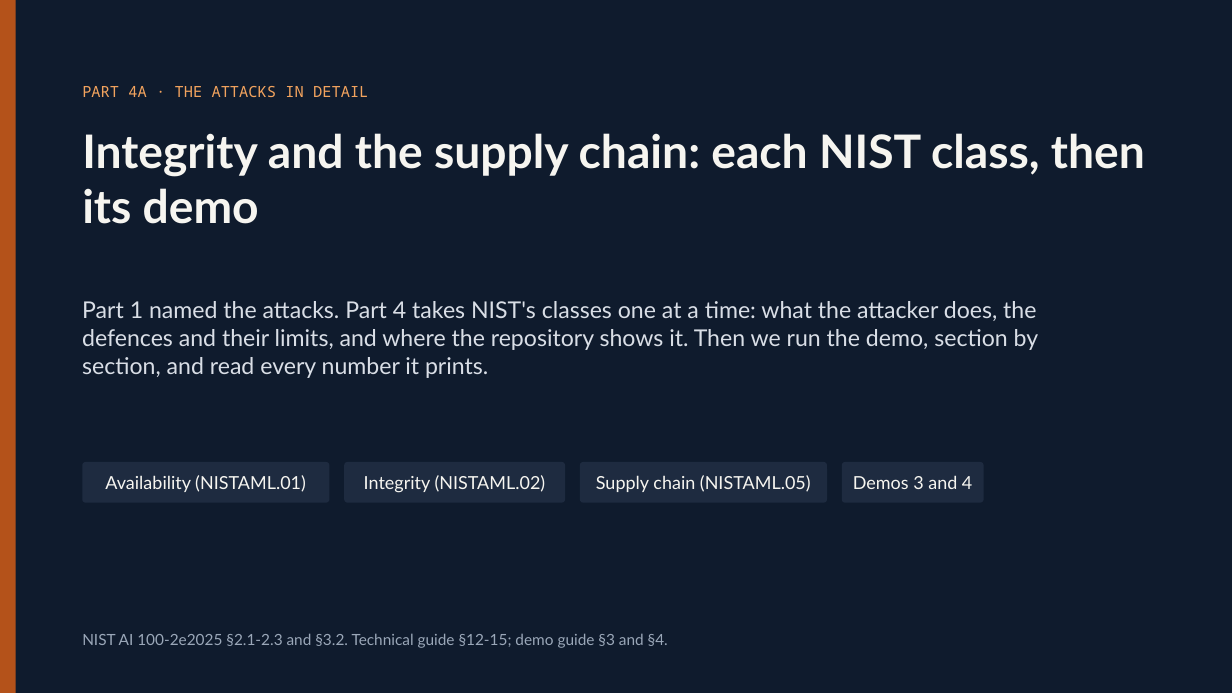
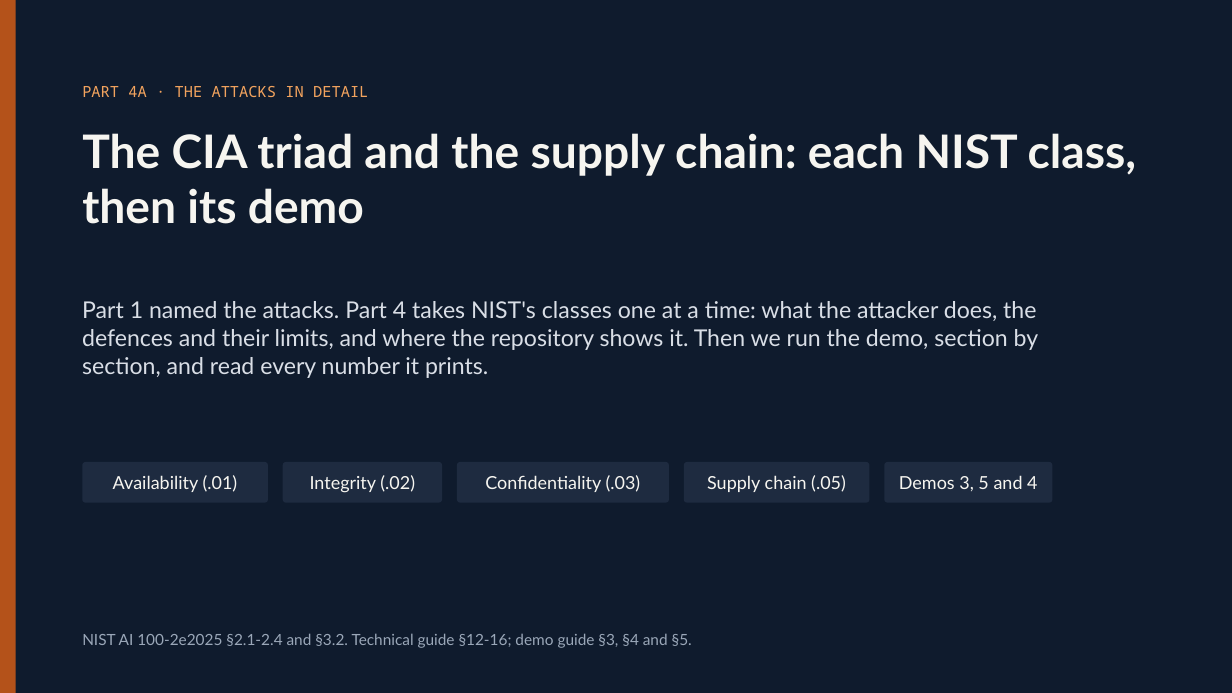
Before and after one commit to olonok69/graimatter_ML, a slide deck: slide 26 of docs/Adversarial_ML.pptx. Drawn at 1232x693 pixels with LibreOffice and Linux fonts; fonts in the diff are those of the drawing. Boxes give left, top, right and bottom in pixels: in the first picture for what was removed or moved away, otherwise in the second. Text is boxed around its words. In the diff, an @@ line names an element or a change of style, - is before the commit and + after.

```diff
--- a/docs/Adversarial_ML.pptx
+++ b/docs/Adversarial_ML.pptx
@@ title at (82, 133, 1137, 224): text changed @@
-Integrity and the supply chain: each NIST class, then its demo
+The CIA triad and the supply chain: each NIST class, then its demo
@@ rounded rectangle: place and size @@
-rounded rectangle at (82, 462, 329, 503)
+rounded rectangle at (82, 462, 268, 503)
@@ text at (113, 475, 238, 492): text changed @@
-Availability (NISTAML.01)
+Availability (.01)
@@ rounded rectangle: place and size @@
-rounded rectangle at (345, 462, 566, 503)
+rounded rectangle at (283, 462, 443, 503)
@@ text at (310, 475, 415, 493): text changed @@
-Integrity (NISTAML.02)
+Integrity (.02)
@@ rounded rectangle: place and size @@
-rounded rectangle at (580, 462, 827, 503)
+rounded rectangle at (457, 462, 669, 503)
@@ text added at (485, 475, 641, 492), 14 pt, text #F6F5F0 @@
+Confidentiality (.03)
@@ rounded rectangle: place and size @@
-rounded rectangle at (842, 462, 983, 503)
+rounded rectangle at (684, 462, 870, 503)
@@ text at (707, 475, 846, 492): text changed @@
-Supply chain (NISTAML.05)
+Supply chain (.05)
@@ rounded rectangle added at (884, 462, 1053, 503), fill #1E2B40 @@
@@ text at (899, 475, 1037, 491): text changed @@
-Demos 3 and 4
+Demos 3, 5 and 4
@@ text at (82, 633, 692, 648): text changed @@
-NIST AI 100-2e2025 §2.1-2.3 and §3.2. Technical guide §12-15; demo guide §3 and §4.
+NIST AI 100-2e2025 §2.1-2.4 and §3.2. Technical guide §12-16; demo guide §3, §4 and §5.
```
Also in this commit, not shown: 5 other slides changed, 2 slides added, 27 other files.
